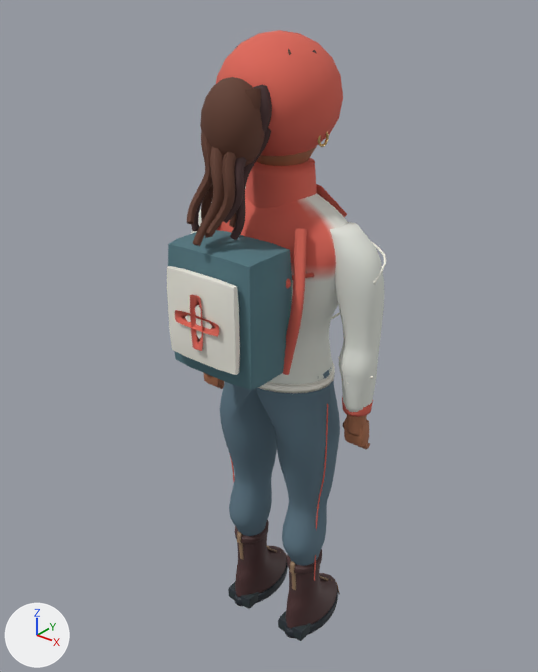
The glTF model assets/characters/medic.glb: old version first, new version second.
The view is the same before and after, from a 50 mm lens placed at (1.179, -1.523, 1.97), pointed at (-0.02, -0.025, 1.041). Every picture has the same lights, and +X, +Y and +Z are marked at lower left. The older version comes first. Vertices at exactly the same position are counted once.

In view in the first picture: 'authored_character'.
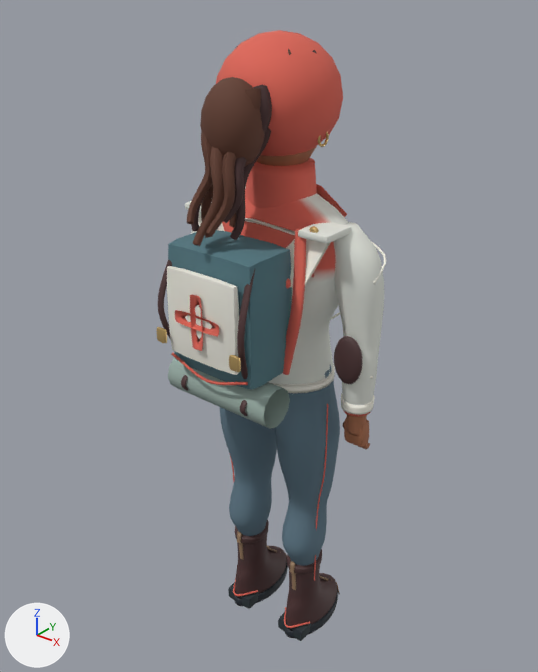
Boxes [x1, y1, x2, y2] around the edits, measured in the pictures (538 x 672 px):
'authored_character', reshaped
    before: [167, 30, 386, 641]
    after: [156, 30, 386, 641]
part 1 of me_mesh_0, added (mostly hidden)
    after: [185, 201, 212, 213]
part 2 of me_mesh_0, added
    after: [298, 222, 352, 243]
part 3 of me_mesh_0, added
    after: [233, 577, 258, 596]
part 4 of me_mesh_0, added (brown)
    after: [334, 336, 363, 384]
part 5 of me_mesh_0, added
    after: [284, 607, 310, 628]
part 6 of me_mesh_0, added
    after: [181, 375, 188, 391]
part 7 of me_mesh_0, added
    after: [240, 400, 247, 416]
part 8 of me_mesh_0, added
    after: [309, 226, 318, 233]
part 9 of me_mesh_0, added
    after: [156, 327, 167, 343]
part 10 of me_mesh_0, added
    after: [229, 355, 241, 372]
part 11 of me_mesh_0, added
    after: [171, 353, 248, 385]
part 12 of me_mesh_0, added
    after: [341, 393, 375, 415]
part 13 of me_mesh_0, added
    after: [168, 357, 290, 429]
part 14 of me_mesh_0, built on
    before: [217, 187, 347, 393]
    after: [158, 187, 352, 393]

The change, as a list of edits to the scene's bpy script:
```text
Change me_mesh_0:
    remove me_mesh_0.from_pydata(...)  # 15300 vertices, 29446 faces; spans x -0.32..0.32, y -0.34..0.18, z 0.0..1.85
    add me_mesh_0.from_pydata(...)  # 18240 vertices, 35098 faces; spans x -0.32..0.32, y -0.34..0.18, z 0.0..1.85
    me_mesh_0 part 1: the loose piece of 98 vertices spanning x -0.3..-0.23, y -0.02..0.03, z 0.78..0.86 is copied, and the copy is scaled about its middle by (1.38, 2.8, 0.258), then moved by (0.08, -0.08, 0.58), in mat_woven_cloth; it spans x -0.24..-0.15, y -0.12..-0.02, z 1.39..1.42
    me_mesh_0 part 2: the loose piece of 98 vertices spanning x -0.14..0.14, y -0.3..-0.12, z 1.02..1.38 is copied, and the copy is scaled about its middle by (0.311, 0.631, 0.0561), then moved by (0.19, 0.14, 0.21), in mat_woven_cloth; it spans x 0.15..0.24, y -0.12..-0.02, z 1.39..1.42
    me_mesh_0 part 3: the loose piece of 200 vertices spanning x -0.16..-0.06, y 0.14..0.18, z 0.04..0.05 is copied, and the copy is scaled about its middle by (1.05, -1.49, 0.778), then moved by (0.0, -0.22, 0.01); it spans x -0.16..-0.06, y -0.1..-0.03, z 0.05..0.06
    me_mesh_0 part 4: a new loose piece, a UV sphere (16 segments, 10 rings, poles along z) spanning x 0.226..0.312, y -0.077..-0.041, z 1.002..1.14, in mat_worn_leather
    me_mesh_0 part 5: the loose piece of 200 vertices spanning x 0.06..0.16, y 0.14..0.18, z 0.04..0.05 is copied, and the copy is scaled about its middle by (1.05, -1.49, 0.778), then moved by (0.0, -0.22, 0.01); it spans x 0.06..0.16, y -0.1..-0.03, z 0.05..0.06
    me_mesh_0 part 6: the loose piece of 200 vertices spanning x -0.18..0.18, y -0.15..-0.09, z 1.25..1.3 is copied, and the copy is multiplied about its middle by the matrix ((0.0, -0.929, 1.171), (0.0, 0.838, 0.094), (-0.285, 0.0, 0.0)), then moved by (-0.1, -0.14, -0.31), in mat_worn_leather; it spans x -0.11..-0.1, y -0.29..-0.24, z 0.92..1.02
    me_mesh_0 part 7: the loose piece of 200 vertices spanning x -0.18..0.18, y -0.15..-0.09, z 1.25..1.3 is copied, and the copy is multiplied about its middle by the matrix ((0.0, -0.929, 1.171), (0.0, 0.838, 0.094), (-0.285, 0.0, 0.0)), then moved by (0.11, -0.14, -0.31), in mat_worn_leather; it spans x 0.1..0.11, y -0.29..-0.24, z 0.92..1.02
    me_mesh_0 part 8: a new loose piece, a UV sphere (16 segments, 10 rings, poles along z) spanning x 0.174..0.198, y -0.118..-0.102, z 1.409..1.427, in mat_brushed_metal
    me_mesh_0 part 9: the loose piece of 98 vertices spanning x -0.15..-0.11, y -0.17..-0.14, z 1.27..1.3 is copied, and the copy is scaled about its middle by (0.847, 0.54, 1.63), then moved by (0.0, -0.18, -0.15), in mat_brushed_metal; it spans x -0.14..-0.11, y -0.34..-0.33, z 1.11..1.15
    me_mesh_0 part 10: the loose piece of 98 vertices spanning x -0.11..0.11, y -0.33..-0.3, z 1.08..1.32 is copied, and the copy is scaled about its middle by (0.134, 0.44, 0.162), then moved by (0.13, -0.03, -0.07), in mat_brushed_metal; it spans x 0.11..0.14, y -0.34..-0.33, z 1.11..1.15
    me_mesh_0 part 11: a new loose piece of 102 vertices spanning x -0.13..0.13, y -0.31..-0.3, z 1.02..1.06, in mat_woven_cloth
    me_mesh_0 part 12: a new loose piece of 70 vertices spanning x 0.22..0.31, y -0.05..0.05, z 0.91..0.94, in mat_woven_cloth
    me_mesh_0 part 13: a new loose piece of 36 vertices spanning x -0.17..0.17, y -0.28..-0.17, z 0.92..1.02, in mat_heavy_canvas
    me_mesh_0 part 14: 363 vertices moved from x -0.23..0.24, y -0.15..0.14, z 0.94..1.48 to x -0.24..0.24, y -0.15..0.14, z 0.94..1.48; 296 vertices removed from x -0.23..0.23, y -0.14..0.14, z 0.94..1.48; 1014 vertices added at x -0.23..0.24, y -0.33..0.14, z 0.94..1.48
    other edits to the shape of me_mesh_0 do not show in these pictures
```
